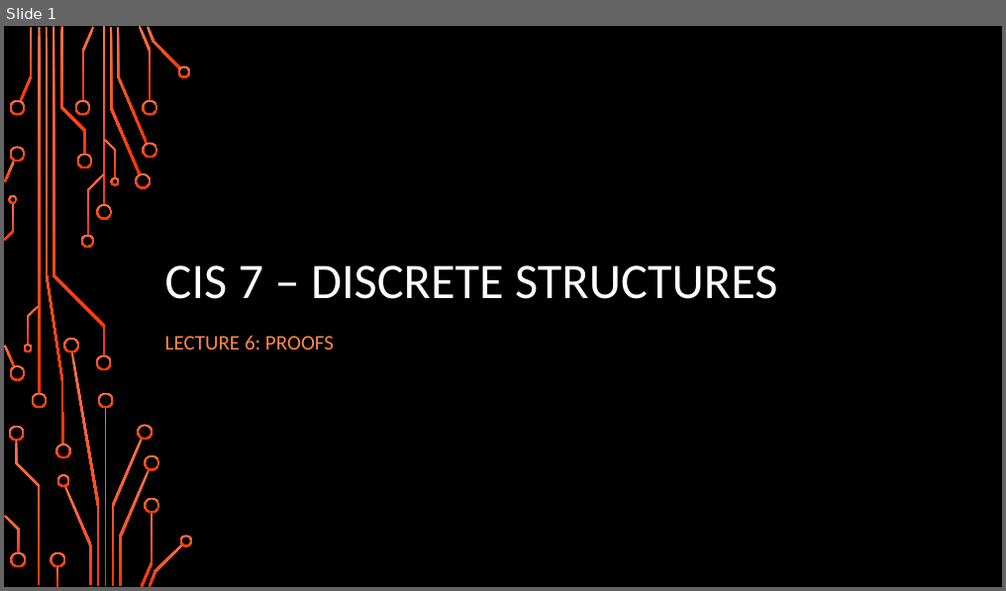
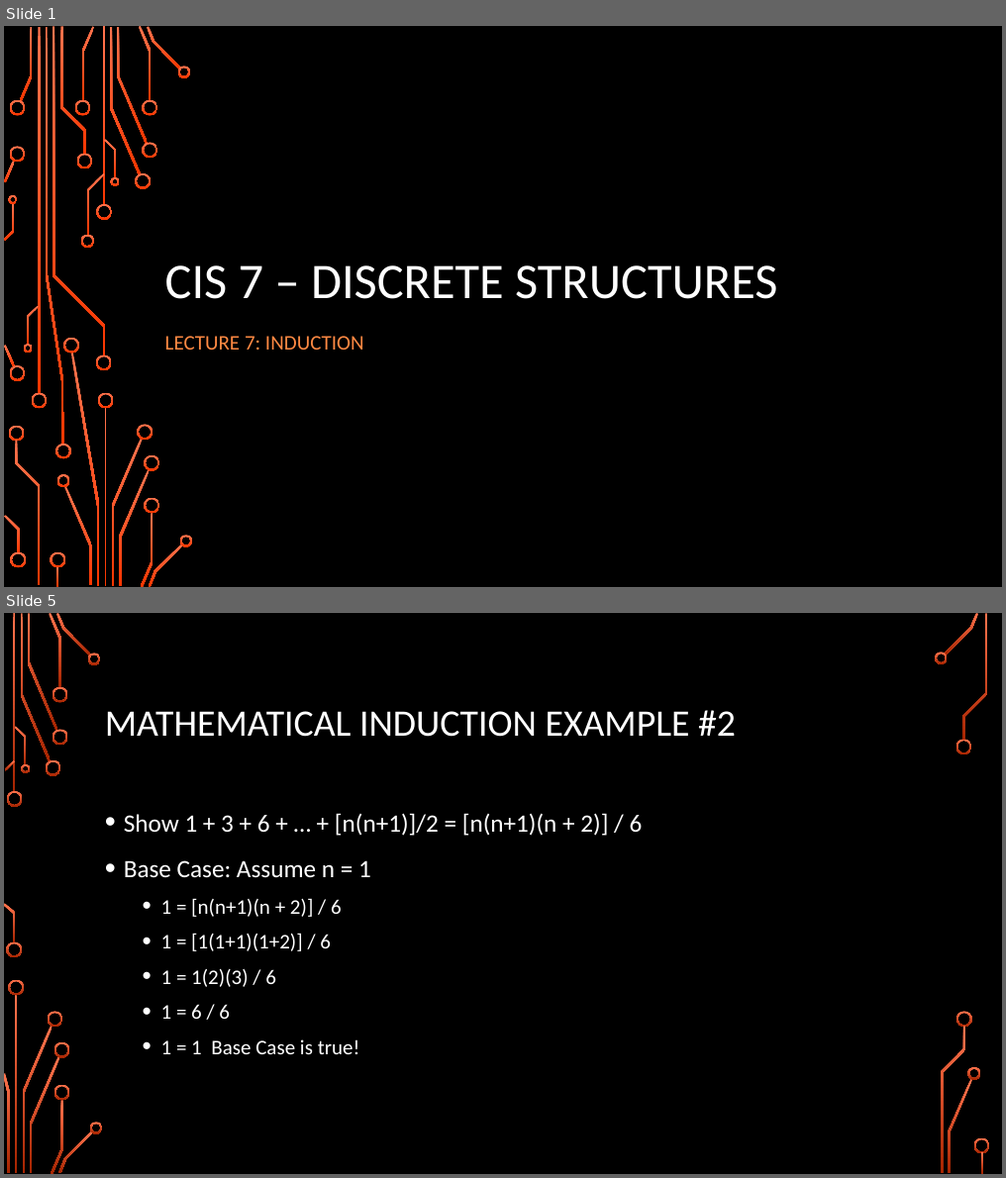
Before and after one commit to jameswilson281/CIS7---Discrete-Structures, a slide deck: Lectures/Lecture 7 - 20170920 Induction.pptx. Shown one above the other, each under a label of ours: slide 1 before the commit, slides 1 and 5 after it; the slides between them are not shown. The pictures are 1006x591 and 1006x1178 pixels, drawn with LibreOffice and Linux fonts; fonts in the diff are those of the drawing; background and template pictures are left out. Boxes give left, top, right and bottom in pixels: in the first picture for what was removed or moved away, otherwise in the second. Text is boxed around its words. In the diff, an @@ line names an element or a change of style, - is before the commit and + after.

```diff
--- a/Lectures/Lecture 7 - 20170920 Induction.pptx
+++ b/Lectures/Lecture 7 - 20170920 Induction.pptx
@@ slide 5 added at [4, 613, 1002, 1174], background picture (left out) @@
@@ title added at [105, 710, 736, 737], 36 pt, text #FFFFFF @@
+MATHEMATICAL INDUCTION EXAMPLE #2
@@ text added at [124, 813, 643, 1055], 20 pt, text #FFFFFF @@
+• Show 1 + 3 + 6 + … + [n(n+1)]/2 = [n(n+1)(n + 2)] / 6
+• Base Case: Assume n = 1
+  • 1 = [n(n+1)(n + 2)] / 6
+  • 1 = [1(1+1)(1+2)] / 6
+  • 1 = 1(2)(3) / 6
+  • 1 = 6 / 6
+  • 1 = 1 Base Case is true!
@@ group added at [4, 613, 990, 1174]: 33 freeform shapes, 3 rectangles @@
@@ slide 1 changed as well @@
@@ subtitle at [165, 336, 364, 350]: text changed @@
-LECTURE 6: PROOFS
+LECTURE 7: INDUCTION
```
Also in this commit, not shown: 3 other slides changed, 1 other slide added, 7 slides removed, 4 other files.
